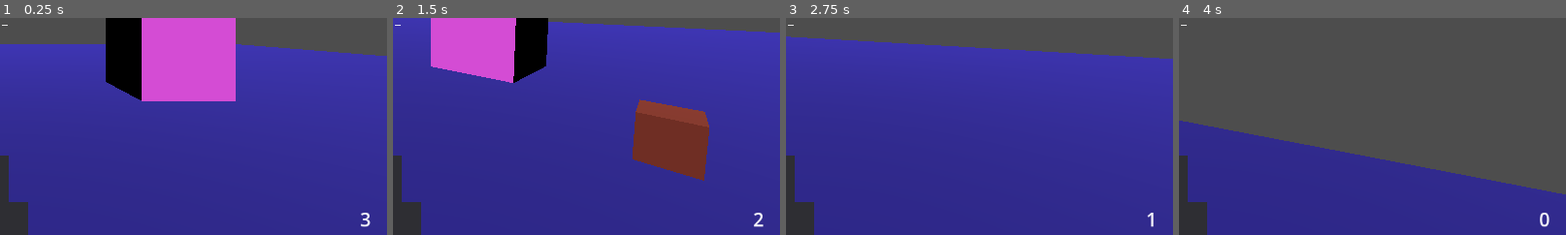
Above: before the commit, frames 1-4 (left to right).
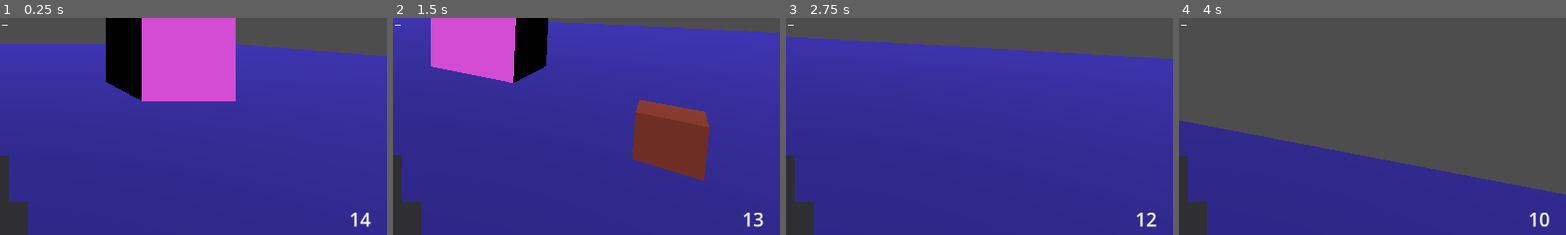
Above: after the commit, the same moments.

Repository: Rognlosh/DoomGodotYandex
Game: Godot game, scene res://scenes/main/main.tscn
Same seed, same stepped clock (60 frames per second), same inputs: the game is played once before the commit and once after it.
Inputs (mouse positions are % of the whole screen's width and height, from its top left):
- Up to frame 1 (0.25 s): no input
- Up to frame 2 (1.5 s): tap Enter at 0.5 s; move the mouse to (72, 45) at 0.52 s; press the mouse at (72, 45) at 0.53 s; hold D (move_right) 0.53-1.28 s; tap Space (jump) at 0.77 s; move the mouse to (45, 50) at 1.27 s; release the mouse at (45, 50) at 1.28 s; hold W (move_forward) from 1.28 s (still down); click (45, 50) at 1.35 s
- Up to frame 3 (2.75 s): keep holding W (move_forward); tap Space (jump) at 1.52 s; move the mouse to (52, 48) at 2.02 s; press the mouse at (52, 48) at 2.03 s
- Up to frame 4 (4 s): keep holding W (move_forward); move the mouse to (49, 52) at 2.77 s; release the mouse at (49, 52) at 2.78 s; click (49, 52) at 2.85 s; tap Space (jump) at 3.02, 3.77 s; move the mouse to (57, 51) at 3.52 s; press the mouse at (57, 51) at 3.53 s
The pictures show only the part of the screen within x 50-100%, y 48-98%; the shares and areas given below are measured in that part.

The runs differ from the first frame. In frame 1, 0.2% of the frame differs, in the area x 90-96%, y 89-97%; in frame 2, 0.1%; in frame 3, 0.2%; in frame 4, less than 0.1%.

Commit message:
startammopistol

Diff:
--- a/scenes/player/player.tscn
+++ b/scenes/player/player.tscn
@@ -13,7 +13,7 @@
 
 [sub_resource type="Resource" id="Resource_qek5x"]
 script = ExtResource("6_0owmy")
-start_amount = 3
+start_amount = 14
 metadata/_custom_type_script = "uid://bguw54o77pkla"
 
 [node name="Player" type="CharacterBody3D" unique_id=21007273 groups=["player"]]
